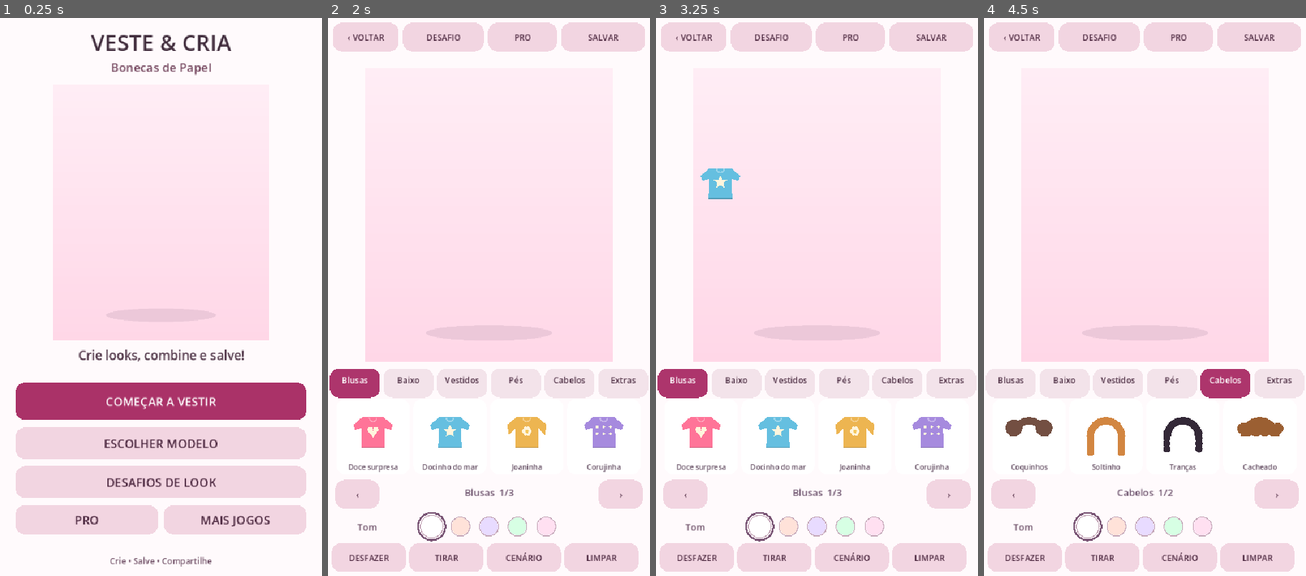
Above: before the commit, frames 1-4 (left to right).
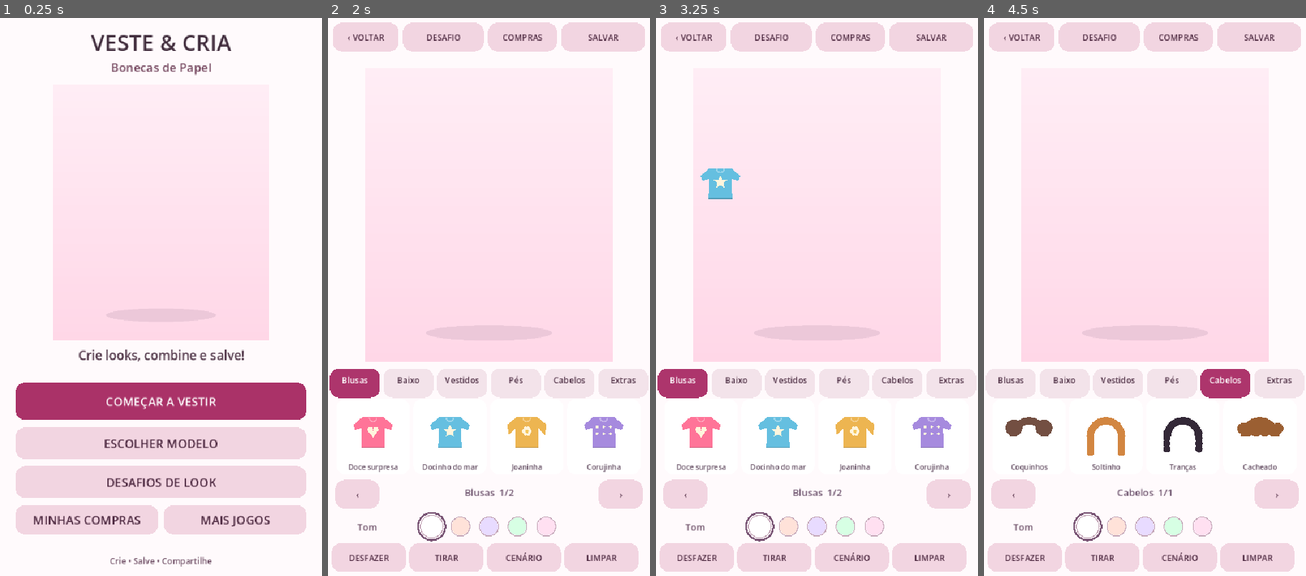
Above: after the commit, the same moments.

Repository: pitinga/game-paper-dolls-mobile
Game: Godot game, scene res://scenes/main.tscn
Same seed, same stepped clock (60 frames per second), same inputs: the game is played once before the commit and once after it.
Inputs (mouse positions are in pixels of both pictures, inside the frame that each line leads up to):
- Up to frame 1 (0.25 s): no input
- Up to frame 2 (2 s): tap Enter at 0.5 s; drag from (489, 291) to (521, 163) at 0.52 s; tap Space at 1.25 s; drag from (424, 319) to (472, 403) at 1.27 s
- Up to frame 3 (3.25 s): move the mouse to (849, 163) at 2.02 s; click (849, 163) at 2.17 s; tap Enter at 2.75 s; drag from (800, 403) to (720, 202) at 2.77 s
- Up to frame 4 (4.5 s): move the mouse to (1241, 375) at 3.52 s; click (1241, 375) at 3.67 s; tap Space at 4.25 s; drag from (1048, 202) to (1096, 146) at 4.27 s

The runs differ from the first frame. In frame 1, 0.3% of the frame differs, in the area x 10-44%, y 89-91%; in frame 2, 0.1%; in frame 3, 0.1%; in frame 4, 0.1%.

Commit message:
fix(review): paper - scripts/studio.gd

Diff:
--- a/scripts/studio.gd
+++ b/scripts/studio.gd
@@ -25,6 +25,7 @@
 var toast_elapsed := 0.0
 var exported_path := ""
 var gallery_uri := ""
+var _export_key := ""
 var billing: Node
 var billing_price := ""
 var billing_available := false
@@ -131,7 +132,7 @@
 
 func _toast_rect(bounds: Vector2) -> Rect2:
 	# Nunca esconder o progresso do desafio nem os comandos do guarda-roupa.
-	var y := bounds.y - WARDROBE_HEIGHT - 56 if screen == "studio" else bounds.y - 392.0
+	var y := bounds.y - WARDROBE_HEIGHT - 56 if screen == "studio" else (bounds.y - 66.0 if screen == "home" else (bounds.y - 320.0 if screen == "finish" else bounds.y - 385.0))
 	return Rect2(18, y, bounds.x - 36, 46)
 
 
@@ -146,9 +147,10 @@
 	_action(Rect2(26, bounds.y - 325, bounds.x - 52, 62), "COMEÇAR A VESTIR", true)
 	_action(Rect2(26, bounds.y - 250, bounds.x - 52, 53), "ESCOLHER MODELO", false)
 	_action(Rect2(26, bounds.y - 185, bounds.x - 52, 53), "DESAFIOS DE LOOK", false)
-	_action(Rect2(26, bounds.y - 120, (bounds.x - 62) * 0.5, 49), "PRO", false)
+	_action(Rect2(26, bounds.y - 120, (bounds.x - 62) * 0.5, 49), "MINHAS COMPRAS" if not PRO_SALES_ENABLED and not state.owned_pro else "PRO", false)
 	_action(Rect2(bounds.x * 0.5 + 5, bounds.y - 120, (bounds.x - 62) * 0.5, 49), "MAIS JOGOS", false)
-	_label("Crie • Salve • Compartilhe", Vector2(cx, bounds.y - 21), 14, Color("705066"))
+	if toast.is_empty():
+		_label("Crie • Salve • Compartilhe", Vector2(cx, bounds.y - 21), 14, Color("705066"))
 
 
 func _draw_studio(bounds: Vector2) -> void:
@@ -157,7 +159,7 @@
 	var header_buttons := _studio_header_rects(bounds.x)
 	_button(header_buttons[0], "‹ VOLTAR")
 	_button(header_buttons[1], "DESAFIO")
-	_button(header_buttons[2], "PRO" if not state.owned_pro else "★ PRO")
+	_button(header_buttons[2], "COMPRAS" if not PRO_SALES_ENABLED and not state.owned_pro else ("PRO" if not state.owned_pro else "★ PRO"))
 	_button(header_buttons[3], "SALVAR")
 	var stage_rect := Rect2(0, 108, bounds.x, stage_height)
 	_draw_portrait_fitted(stage_rect)
@@ -196,7 +198,7 @@
 		_draw_pill(Rect2(i * width + 3, top + 11, width - 6, 49), Color("ad356c") if selected else Color("f3e3ea"))
 		_label(["Blusas", "Baixo", "Vestidos", "Pés", "Cabelos", "Extras"][i],
 			Vector2((i + 0.5) * width, top + 36), 14, Color.WHITE if selected else Color("4f3045"), width - 6)
-	var items: Array[Dictionary] = Catalog.filtered(category)
+	var items: Array[Dictionary] = _available_items(category)
 	var start := page * 4
 	for i in range(4):
 		var x := 12 + i * ((bounds.x - 24) / 4.0)
@@ -298,7 +300,17 @@
 	_action(Rect2(40, bounds.y - 105, bounds.x - 80, 53), "CRIAR OUTRO LOOK", false)
 
 
+func _available_items(slot: String) -> Array[Dictionary]:
+	return Catalog.filtered(slot, state.owned_pro or PRO_SALES_ENABLED)
+
+
 func _draw_pro(bounds: Vector2) -> void:
+	if not PRO_SALES_ENABLED and not state.owned_pro:
+		_draw_page_title(bounds, "Minhas compras", "Coleção especial em preparação")
+		_label("Novidades em breve!", Vector2(bounds.x * 0.5, 335), 29, Color("6f4367"))
+		_label("Já comprou? Toque em Restaurar.", Vector2(bounds.x * 0.5, 412), 19, Color("795777"))
+		_action(Rect2(32, bounds.y - 173, bounds.x - 64, 56), "RESTAURAR COMPRA", false)
+		return
 	_draw_page_title(bounds, "Coleção PRO ✦", "Uma compra dentro do mesmo aplicativo")
 	_label("Mais cores, roupas, acessórios", Vector2(bounds.x * 0.5, 250), 26, Color("6f4367"))
 	_label("e cenários especiais!", Vector2(bounds.x * 0.5, 291), 26, Color("6f4367"))
@@ -470,7 +482,7 @@
 	var index := floori((point.x - 12) / ((size.x - 24) / 4.0))
 	if index < 0 or index >= 4:
 		return ""
-	var items: Array[Dictionary] = Catalog.filtered(category)
+	var items: Array[Dictionary] = _available_items(category)
 	var item_index := page * 4 + index
 	return str(items[item_index]["id"]) if item_index < items.size() else ""
 
@@ -555,11 +567,8 @@
 		"pro":
 			if y < 85:
 				screen = "home"
-			elif y >= size.y - 249 and y < size.y - 187 and not state.owned_pro and not billing_busy:
-				if PRO_SALES_ENABLED:
-					billing.purchase()
-				else:
-					_show_message("Compras suspensas até termos artes PRO exclusivas.")
+			elif y >= size.y - 249 and y < size.y - 187 and not state.owned_pro and not billing_busy and PRO_SALES_ENABLED:
+				billing.purchase()
 			elif y >= size.y - 173 and y < size.y - 117 and not state.owned_pro and not billing_busy:
 				billing.restore()
 		"games":
@@ -629,7 +638,7 @@
 			category = Catalog.CATEGORIES[index]
 			page = 0
 	elif y >= top + 198 and y < top + 245:
-		var count := Catalog.filtered(category).size()
+		var count := _available_items(category).size()
 		var total := maxi(1, ceili(float(count) / 4.0))
 		if point.x < 95:
 			page = posmod(page - 1, total)
@@ -652,25 +661,52 @@
 	# Nunca retirar uma compra positiva em caso de consulta vazia/desatualizada.
 	# Isso privilegia quem pagou quando a Play Store não consegue verificar.
 	if owned:
+		var was_owned: bool = state.owned_pro
 		state.owned_pro = true
 		var config := ConfigFile.new()
 		config.set_value("pro", "owned", true)
 		var err := config.save(entitlement_file)
 		if err != OK:
 			push_warning("Não foi possível guardar a compra Pro: " + str(err))
-		_show_message("PRO liberado! A sua compra fica guardada.")
+		if not was_owned:
+			_show_message("PRO liberado! A sua compra fica guardada.")
 	queue_redraw()
 
 
 func share_creation() -> void:
-	if exported_path.is_empty() or not FileAccess.file_exists(exported_path):
+	if exported_path.is_empty() or not FileAccess.file_exists(exported_path) or _export_key != _current_export_key():
 		export_png(true)
 	elif not AndroidGallery.share_image(exported_path, gallery_uri):
 		_show_message("Não foi possível abrir o compartilhamento.")
 
 
+func _current_export_key() -> String:
+	return str([state.model_index, state.background_index, state.color_variant, state.outfit])
+
+
+func _trim_exports() -> void:
+	var directory := DirAccess.open(export_folder)
+	if directory == null:
+		return
+	var files := directory.get_files()
+	files.sort()
+	for i in range(maxi(0, files.size() - 20)):
+		if files[i].begins_with("look_") and files[i].ends_with(".png"):
+			directory.remove(files[i])
+
+
 func export_png(share_after: bool = false) -> void:
 	if _saving:
+		return
+	var current_key := _current_export_key()
+	if current_key == _export_key and not exported_path.is_empty() and FileAccess.file_exists(exported_path):
+		if share_after:
+			if not AndroidGallery.share_image(exported_path, gallery_uri):
+				_show_message("Não foi possível abrir o compartilhamento.")
+		else:
+			if gallery_uri.is_empty():
+				gallery_uri = AndroidGallery.save_png(exported_path)
+			_show_message("Imagem na galeria! ✦" if not gallery_uri.is_empty() else "Guardada no jogo.")
 		return
 	_saving = true
 	_portrait.queue_redraw()
@@ -698,7 +734,9 @@
 		var error := picture.save_png(path)
 		if error == OK:
 			exported_path = path
-			gallery_uri = AndroidGallery.save_png(path)
+			_export_key = current_key
+			gallery_uri = "" if share_after else AndroidGallery.save_png(path)
+			_trim_exports()
 			if share_after:
 				if not AndroidGallery.share_image(exported_path, gallery_uri):
 					_show_message("Não foi possível abrir o compartilhamento.")
